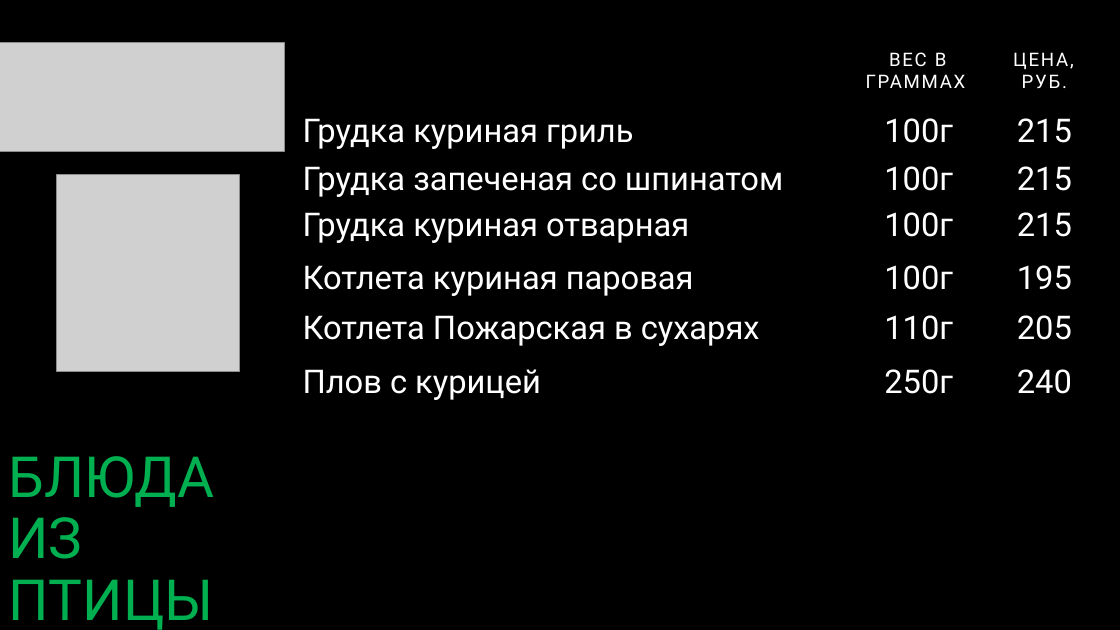
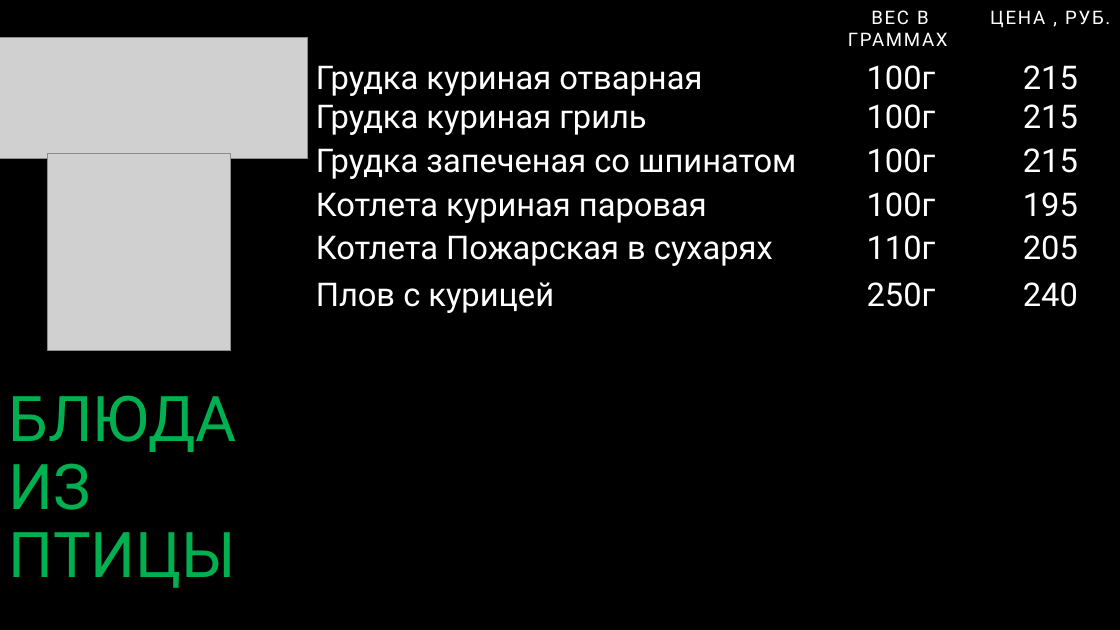
Before and after one commit to Katrinadevlop/Excel_menu, a slide deck: slide 5 of excel_menu_gui/templates/presentation_template.pptx. Drawn at 1120x630 pixels with LibreOffice and Linux fonts; fonts in the diff are those of the drawing; grey boxes stand for pictures. Boxes give left, top, right and bottom in pixels: in the first picture for what was removed or moved away, otherwise in the second. Text is boxed around its words. In the diff, an @@ line names an element or a change of style, - is before the commit and + after.

```diff
--- a/excel_menu_gui/templates/presentation_template.pptx
+++ b/excel_menu_gui/templates/presentation_template.pptx
@@ table at box(315, 0, 1118, 630) @@
-row 1:  | ВЕС В ГРАММАХ | ЦЕНА, РУБ.
+row 1:  | ВЕС В ГРАММАХ | ЦЕНА , РУБ.
+row 2: Грудка куриная отварная | 100г | 215
-row 4: Грудка куриная отварная | 100г | 215
+row 15:  |  | 
@@ table: place and size @@
-table at box(302, 42, 1100, 630)
+table at box(315, 0, 1118, 630)
@@ picture: place and size @@
-picture at box(0, 42, 285, 151)
+picture at box(0, 38, 308, 159)
@@ picture: place and size @@
-picture at box(57, 175, 240, 372)
+picture at box(48, 153, 231, 350)
@@ text "БЛЮДА ИЗ ПТИЦЫ": place and size @@
-text "БЛЮДА ИЗ ПТИЦЫ" at box(8, 456, 214, 630)
+text "БЛЮДА ИЗ ПТИЦЫ" at box(8, 395, 237, 588)
@@ text "БЛЮДА ИЗ ПТИЦЫ" at box(8, 395, 237, 588): size 48.6 to 54 pt @@
```
Also in this commit, not shown: 5 other slides changed, 1 slide added, 1 slide removed, 26 other files.
